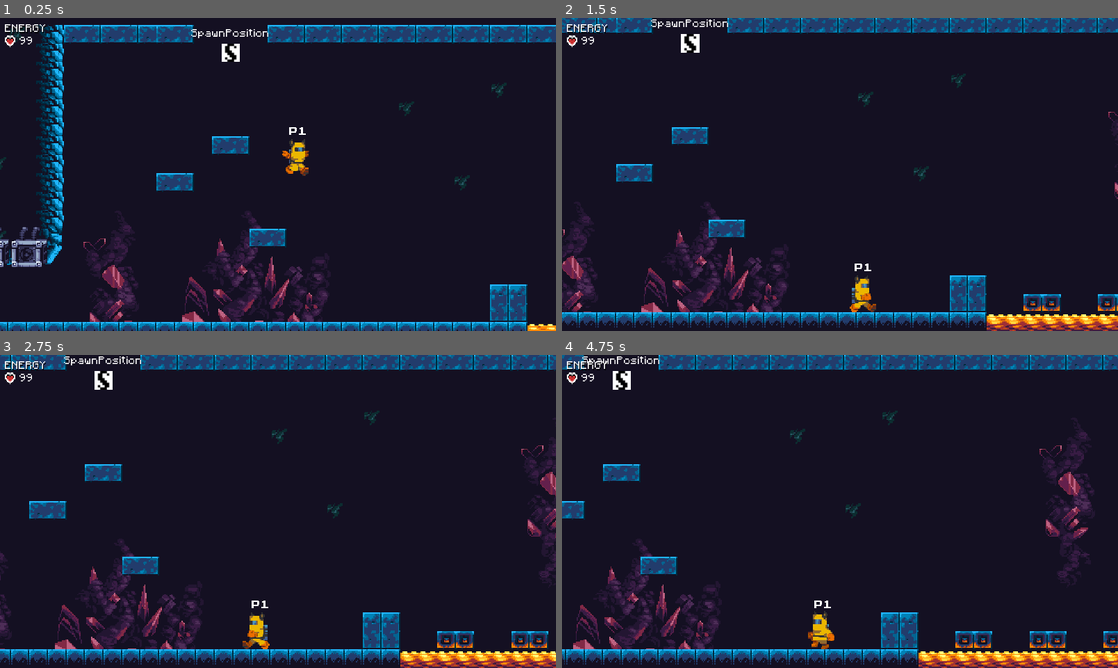
Above: before the commit, frames 1-4 (two rows, left to right).
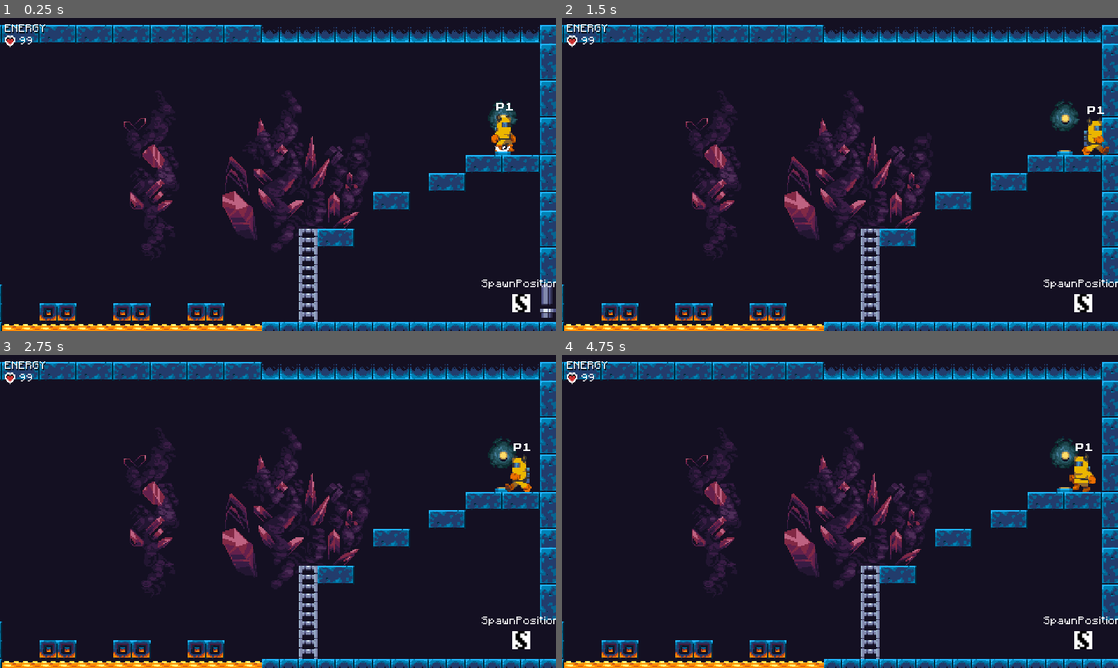
Above: after the commit, the same moments.

Repository: Levrault/philemon-adventure
Game: Godot game, scene res://src/World/Room/Room01.tscn
The game is run twice, just before and just after one commit, with the same random seed, the same clock (stepped at 60 frames per second) and the same inputs. This scene is started directly instead of the project's main scene.
Inputs (mouse positions are in pixels of both pictures, inside the frame that each line leads up to):
- Up to frame 1 (0.25 s): no input
- Up to frame 2 (1.5 s): tap Enter (ui_accept) at 0.5 s; move the mouse to (962, 158) at 0.52 s; hold D (ui_right) from 0.53 s (still down); click (962, 158) at 0.67 s; tap Space (jump_0) at 0.77 s; move the mouse to (728, 190) at 1.27 s
- Up to frame 3 (2.75 s): tap Space (jump_0) at 1.52 s; move the mouse to (333, 442) at 2.02 s; release D (ui_right) at 2.03 s; hold A (ui_left) from 2.03 s (still down)
- Up to frame 4 (4.75 s): move the mouse to (812, 574) at 2.77 s; release A (ui_left) at 2.78 s; hold D (ui_right) 2.78-4.28 s; click (812, 574) at 2.92 s; tap Space (jump_0) at 3.02, 3.77, 4.52 s; move the mouse to (1006, 558) at 3.52 s; move the mouse to (673, 464) at 4.27 s; hold A (ui_left) from 4.28 s (still down)

The runs differ from the first frame. In frame 1, 24% of the frame differs, in the area x 0-100%, y 2-100%; in frame 2, 27%; in frame 3, 27%; in frame 4, 27%, in the area x 0-100%, y 0-100%.

Commit message:
fix: spawn issue with retro level

Diff:
--- a/src/Autoload/LevelManager.gd
+++ b/src/Autoload/LevelManager.gd
@@ -10,7 +10,6 @@
 	DEBUG_MULTIPLAYER,
 	DEBUG_NAVIGATION_AGENT,
 	DEBUG_SAVE_ROOM_1,
-	INTRO,
 	ROOM_01,
 	ROOM_02,
 	ROOM_03,
@@ -32,6 +31,7 @@
 	ROOM_19,
 	ROOM_20,
 	ROOM_21,
+	INTRO,
 }
 
 var level_keys := Level.keys()
--- a/src/World/Room/Intro.gd
+++ b/src/World/Room/Intro.gd
@@ -1,6 +1,6 @@
 extends Node
 
-onready var h_box_container = $CanvasLayer/HBoxContainer
+onready var h_box_container = $"%HBoxContainer"
 
 
 func _ready() -> void:
--- a/src/World/Room/Intro.tscn
+++ b/src/World/Room/Intro.tscn
@@ -1,5 +1,6 @@
-[gd_scene load_steps=3 format=2]
+[gd_scene load_steps=4 format=2]
 
+[ext_resource path="res://assets/theme/main_menu.tres" type="Theme" id=1]
 [ext_resource path="res://src/UI/Commons/AtlasIcon/AtlasIcon.tscn" type="PackedScene" id=2]
 [ext_resource path="res://src/World/Room/Intro.gd" type="Script" id=3]
 
@@ -8,72 +9,78 @@
 
 [node name="CanvasLayer" type="CanvasLayer" parent="."]
 
-[node name="ColorBackground" type="ColorRect" parent="CanvasLayer"]
+[node name="Control" type="Control" parent="CanvasLayer"]
+anchor_right = 1.0
+anchor_bottom = 1.0
+theme = ExtResource( 1 )
+
+[node name="ColorBackground" type="ColorRect" parent="CanvasLayer/Control"]
 anchor_right = 1.0
 anchor_bottom = 1.0
 color = Color( 0.0823529, 0.0666667, 0.137255, 1 )
 
-[node name="AnimationPlayer" type="AnimationPlayer" parent="CanvasLayer"]
-root_node = NodePath("../..")
+[node name="AnimationPlayer" type="AnimationPlayer" parent="CanvasLayer/Control"]
+root_node = NodePath("../../..")
 
-[node name="VBoxContainer" type="VBoxContainer" parent="CanvasLayer"]
+[node name="VBoxContainer" type="VBoxContainer" parent="CanvasLayer/Control"]
 anchor_left = 0.5
 anchor_top = 0.5
 anchor_right = 0.5
 anchor_bottom = 0.5
-margin_left = -176.0
+margin_left = -198.0
 margin_top = -64.0
-margin_right = 176.0
+margin_right = 198.0
 margin_bottom = 64.0
 alignment = 1
 
-[node name="Label" type="Label" parent="CanvasLayer/VBoxContainer"]
-margin_right = 352.0
-margin_bottom = 14.0
+[node name="Label" type="Label" parent="CanvasLayer/Control/VBoxContainer"]
+margin_right = 396.0
+margin_bottom = 12.0
 text = "ingame.intro_title"
 align = 1
 valign = 1
 autowrap = true
 
-[node name="Label2" type="Label" parent="CanvasLayer/VBoxContainer"]
-margin_top = 57.0
-margin_right = 352.0
-margin_bottom = 71.0
+[node name="Label2" type="Label" parent="CanvasLayer/Control/VBoxContainer"]
+margin_top = 58.0
+margin_right = 396.0
+margin_bottom = 70.0
 size_flags_vertical = 6
 text = "ingame.intro_description"
 align = 1
 valign = 1
 autowrap = true
 
-[node name="Label3" type="Label" parent="CanvasLayer/VBoxContainer"]
-margin_top = 114.0
-margin_right = 352.0
+[node name="Label3" type="Label" parent="CanvasLayer/Control/VBoxContainer"]
+margin_top = 116.0
+margin_right = 396.0
 margin_bottom = 128.0
 text = "ingame.intro_author"
 align = 2
 valign = 1
 autowrap = true
 
-[node name="HBoxContainer" type="HBoxContainer" parent="CanvasLayer"]
+[node name="HBoxContainer" type="HBoxContainer" parent="CanvasLayer/Control"]
+unique_name_in_owner = true
 modulate = Color( 1, 1, 1, 0.705882 )
 anchor_left = 1.0
 anchor_top = 1.0
 anchor_right = 1.0
 anchor_bottom = 1.0
-margin_left = -200.0
-margin_top = -30.0
-margin_right = -12.0
-margin_bottom = -14.0
+margin_left = -488.0
+margin_top = -22.0
+margin_right = -8.0
+margin_bottom = -6.0
 alignment = 2
 
-[node name="AtlasIcon" parent="CanvasLayer/HBoxContainer" instance=ExtResource( 2 )]
-margin_left = 25.0
-margin_right = 41.0
+[node name="AtlasIcon" parent="CanvasLayer/Control/HBoxContainer" instance=ExtResource( 2 )]
+margin_left = 300.0
+margin_right = 316.0
 action = "jump_0"
 
-[node name="Label" type="Label" parent="CanvasLayer/HBoxContainer"]
-margin_left = 45.0
-margin_top = 1.0
-margin_right = 188.0
-margin_bottom = 15.0
+[node name="Label" type="Label" parent="CanvasLayer/Control/HBoxContainer"]
+margin_left = 320.0
+margin_top = 2.0
+margin_right = 480.0
+margin_bottom = 14.0
 text = "ingame.begin_mission"
--- a/src/World/Room/Room01.tscn
+++ b/src/World/Room/Room01.tscn
@@ -82,7 +82,7 @@
 position = Vector2( 704, 112 )
 
 [node name="Player" parent="." index="8"]
-position = Vector2( 56, -24 )
+position = Vector2( 688, -36 )
 
 [node name="Camera" parent="." index="9"]
 limit_left = -332
